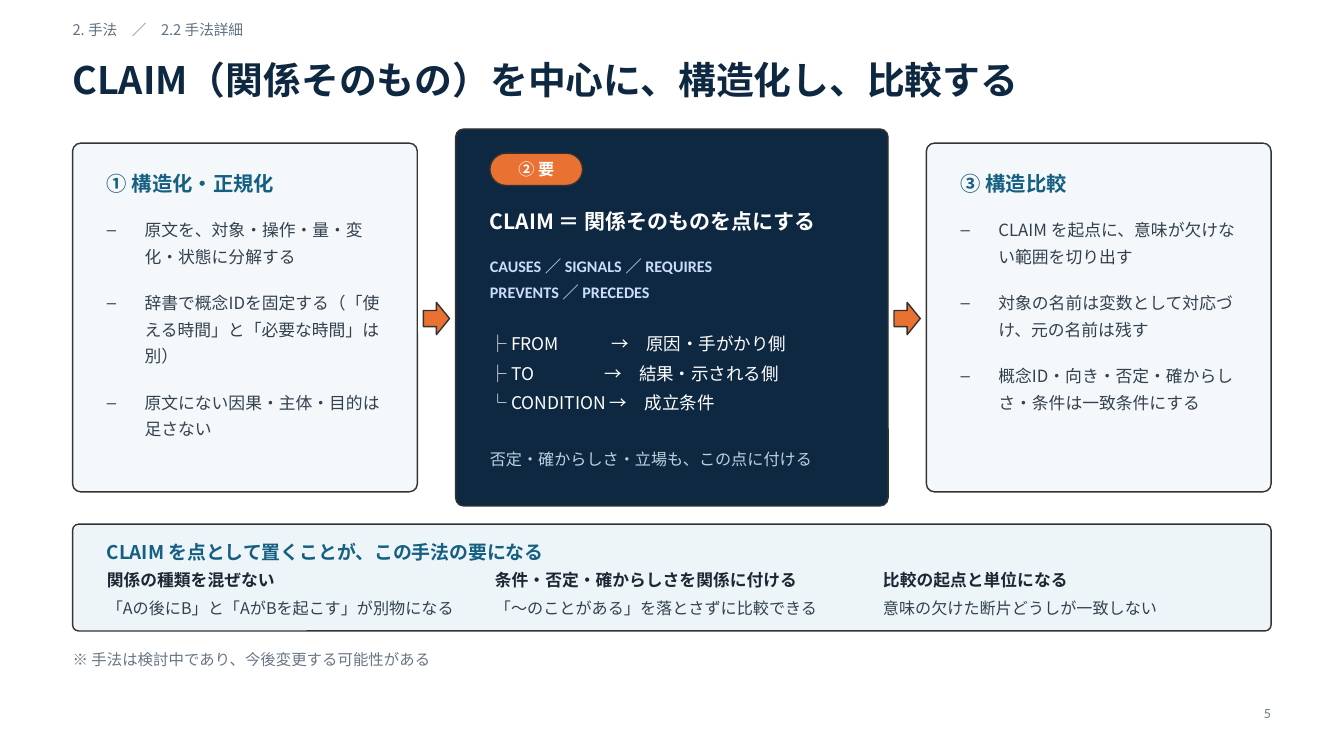
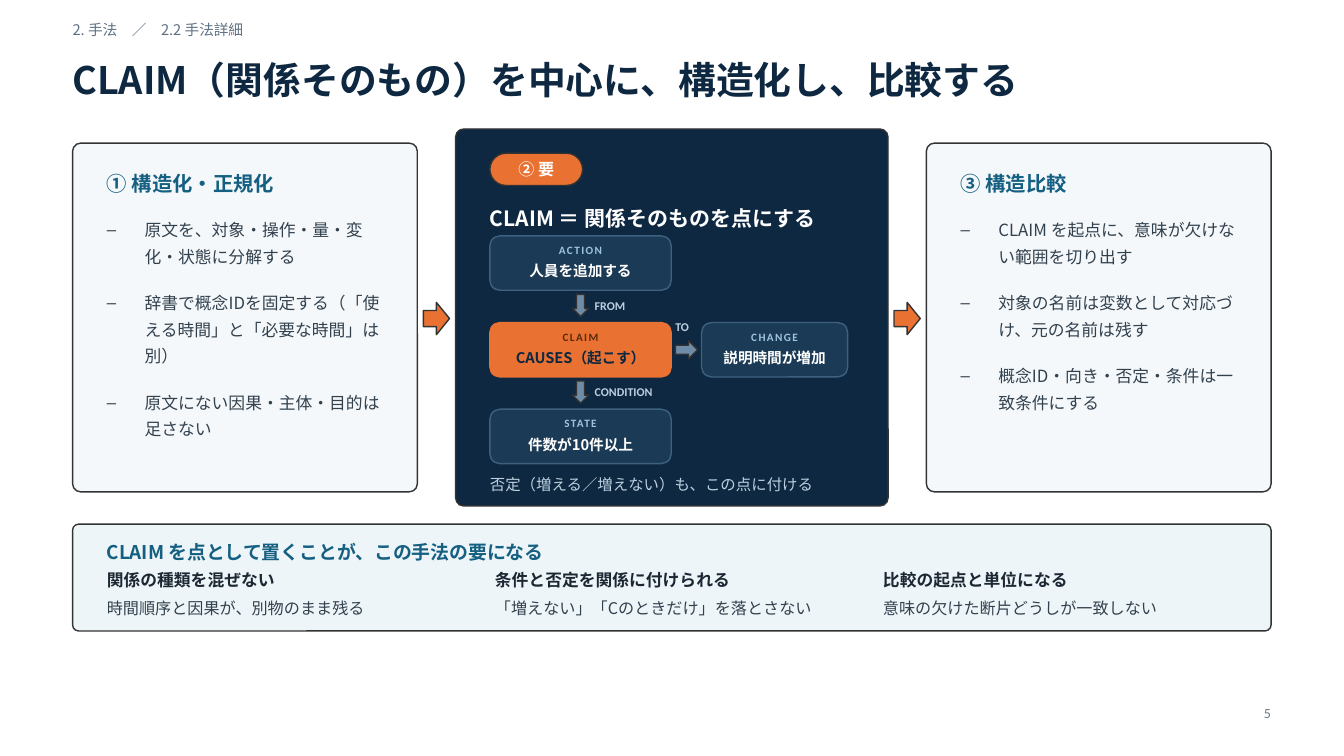
Before and after one commit to fumin0ri/structuring, a slide deck: slide 5 of インターン成果報告.pptx. Drawn at 1344x756 pixels with LibreOffice and Linux fonts; fonts in the diff are those of the drawing. Boxes give left, top, right and bottom in pixels: in the first picture for what was removed or moved away, otherwise in the second. Text is boxed around its words. In the diff, an @@ line names an element or a change of style, - is before the commit and + after.

```diff
--- a/インターン成果報告.pptx
+++ b/インターン成果報告.pptx
@@ rounded rectangle added at [490,236,671,290], fill #1B3A55, outline #3E6180 1 pt @@
@@ text removed at [490,261,712,298] @@
-CAUSES ／ SIGNALS ／ REQUIRES
-PREVENTS ／ PRECEDES
@@ text added at [529,263,631,278], 10.5 pt, text #FFFFFF, bold @@
+人員を追加する
@@ text added at [559,246,602,254], 8 pt, text #9FC4E0, bold @@
+ACTION
@@ down arrow added at [573,294,589,317], fill #6E8CA8, outline #333333 1 pt @@
@@ rounded rectangle added at [490,323,671,377], fill #E97132, outline #E97132 1 pt @@
@@ text added at [595,302,626,310], 8.5 pt, text #BDD0E0, bold @@
+FROM
@@ text added at [675,323,689,331], 8.5 pt, text #BDD0E0, bold @@
+TO
@@ rounded rectangle added at [702,323,848,377], fill #1B3A55, outline #3E6180 1 pt @@
@@ text removed at [511,335,787,411] @@
-├ FROM → 原因・手がかり側
-├ TO → 結果・示される側
-└ CONDITION → 成立条件
@@ text added at [516,350,645,365], 10.5 pt, text #0E2841, bold @@
+CAUSES（起こす）
@@ text added at [563,333,599,341], 8 pt, text #5A2A08, bold @@
+CLAIM
@@ right arrow added at [676,341,698,359], fill #6E8CA8, outline #333333 1 pt @@
@@ text added at [723,350,825,364], 10.5 pt, text #FFFFFF, bold @@
+説明時間が増加
@@ text added at [751,333,798,341], 8 pt, text #9FC4E0, bold @@
+CHANGE
@@ down arrow added at [573,381,589,403], fill #6E8CA8, outline #333333 1 pt @@
@@ text added at [595,388,653,396], 8.5 pt, text #BDD0E0, bold @@
+CONDITION
@@ text at [998,368,1233,411]: text changed @@
-– 概念ID・向き・否定・確からしさ・条件は一致条件にする
+– 概念ID・向き・否定・条件は一致条件にする
@@ rounded rectangle added at [490,409,671,464], fill #1B3A55, outline #3E6180 1 pt @@
@@ text added at [490,414,671,433], 8 pt, text #9FC4E0, bold @@
+STATE
@@ text added at [528,437,633,452], 10.5 pt, text #FFFFFF, bold @@
+件数が10件以上
@@ text at [490,477,813,492]: text changed; size 11.5 to 11 pt @@
-否定・確からしさ・立場も、この点に付ける
+否定（増える／増えない）も、この点に付ける
@@ text at [495,571,730,588]: text changed @@
-条件・否定・確からしさを関係に付ける
+条件と否定を関係に付けられる
@@ text at [107,600,365,616]: text changed @@
-「Aの後にB」と「AがBを起こす」が別物になる
+時間順序と因果が、別物のまま残る
@@ text at [495,600,812,616]: text changed @@
-「〜のことがある」を落とさずに比較できる
+「増えない」「Cのときだけ」を落とさない
@@ text removed at [91,652,430,667] @@
-※ 手法は検討中であり、今後変更する可能性がある
```
Also in this commit, not shown: 11 other slides changed, 3 slides added, 3 slides removed.
